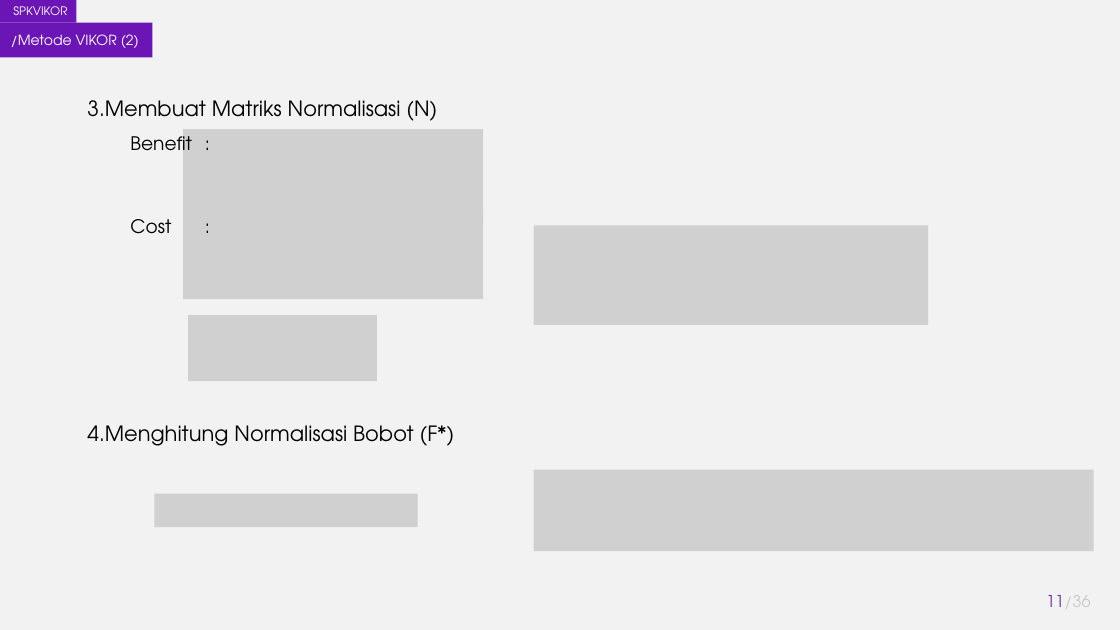
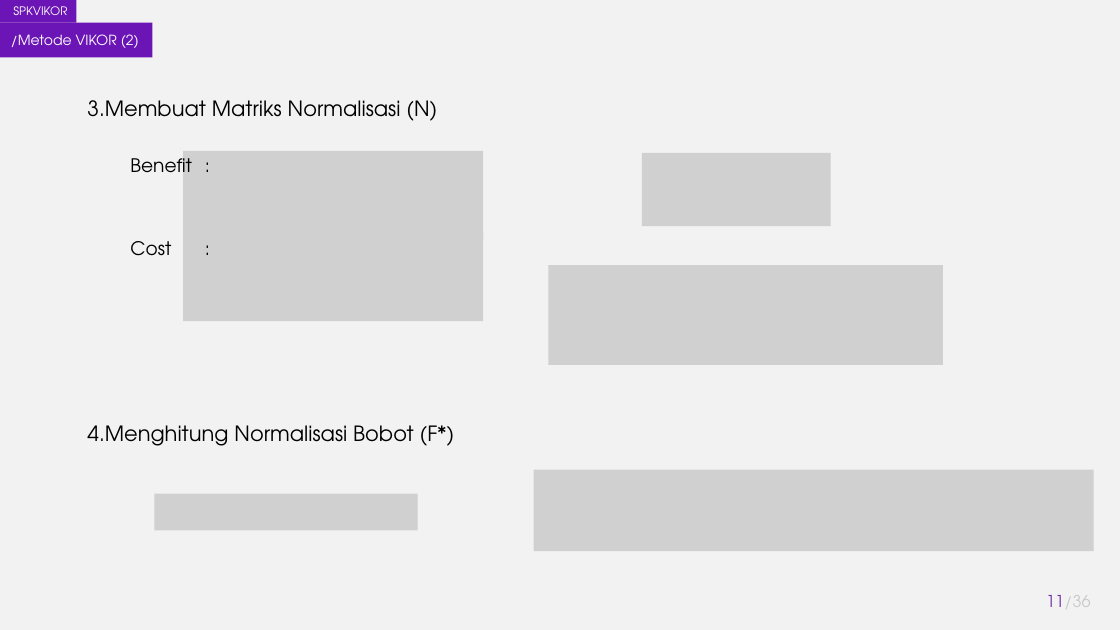
Before and after one commit to akhmadali7/TugasAkhir, a slide deck: slide 11 of PPT - TA - Akhmad Ali Sajidin.pptx. Drawn at 1120x630 pixels with LibreOffice and Linux fonts; fonts in the diff are those of the drawing; grey boxes stand for pictures. Boxes give left, top, right and bottom in pixels: in the first picture for what was removed or moved away, otherwise in the second. Text is boxed around its words. In the diff, an @@ line names an element or a change of style, - is before the commit and + after.

```diff
--- a/PPT - TA - Akhmad Ali Sajidin.pptx
+++ b/PPT - TA - Akhmad Ali Sajidin.pptx
@@ picture added at (642,153,831,226) @@
@@ 2 texts, 2 pictures: place and size @@
-2 texts, 2 pictures at (130,129,483,299)
+2 texts, 2 pictures at (130,151,483,321)
@@ picture: place and size @@
-picture at (534,225,928,325)
+picture at (549,266,944,365)
@@ picture removed at (188,315,377,381) @@
```
Also in this commit, not shown: 11 other slides changed.
